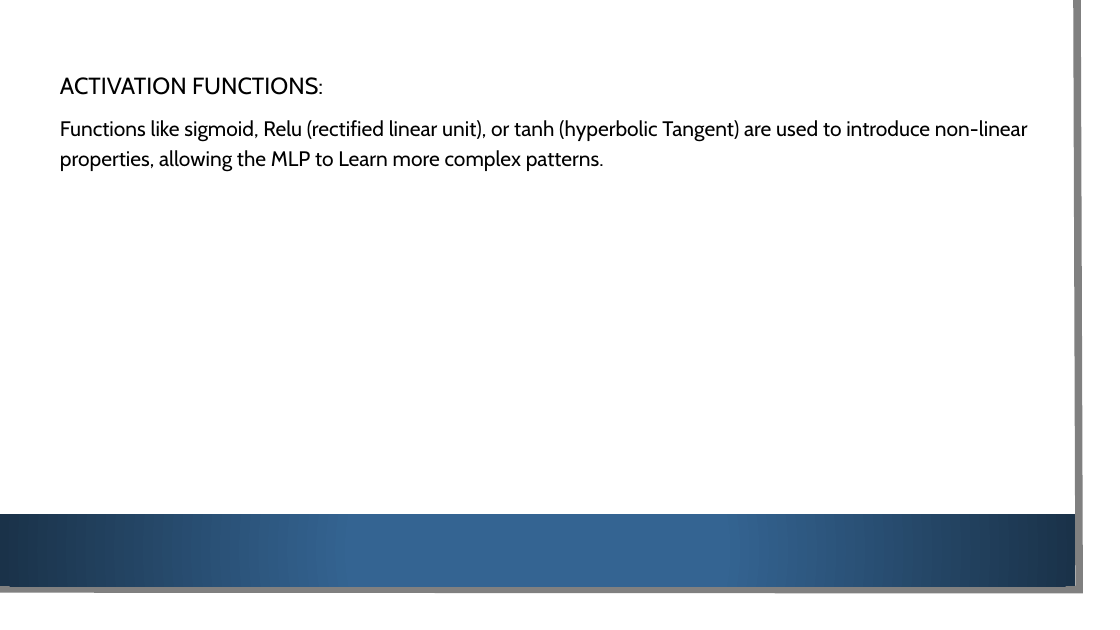
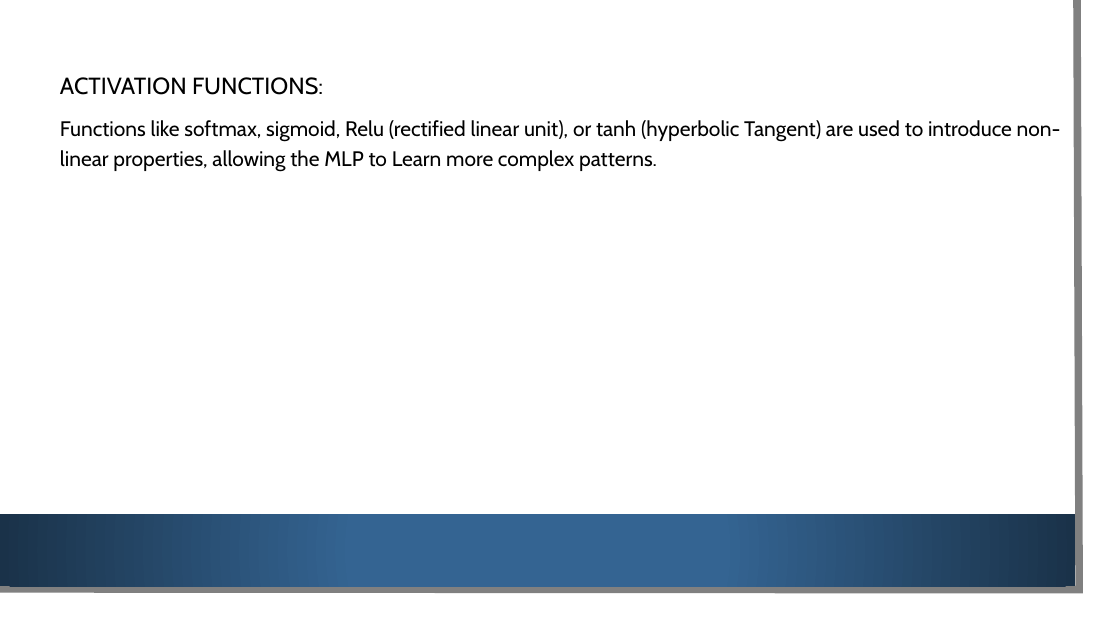
Before and after one commit to SajidMajeed92/PGD-Deep-Learning-2024, a slide deck: slide 4 of Lectures/MLP.pptx. Drawn at 1120x630 pixels with LibreOffice and Linux fonts; fonts in the diff are those of the drawing; background and template pictures are left out. Boxes give left, top, right and bottom in pixels: in the first picture for what was removed or moved away, otherwise in the second. Text is boxed around its words. In the diff, an @@ line names an element or a change of style, - is before the commit and + after.

```diff
--- a/Lectures/MLP.pptx
+++ b/Lectures/MLP.pptx
@@ text at (60,120,1061,172): text changed @@
-Functions like sigmoid, Relu (rectified linear unit), or tanh (hyperbolic Tangent) are used to introduce non-linear properties, allowing the MLP to Learn more complex patterns.
+Functions like softmax, sigmoid, Relu (rectified linear unit), or tanh (hyperbolic Tangent) are used to introduce non-linear properties, allowing the MLP to Learn more complex patterns.
```
Also in this commit, not shown: 3 other slides changed, 2 other files.
